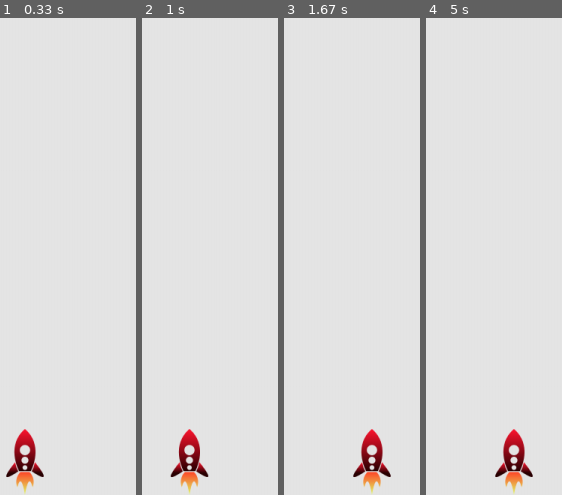
Above: before the commit, frames 1-4 (left to right).
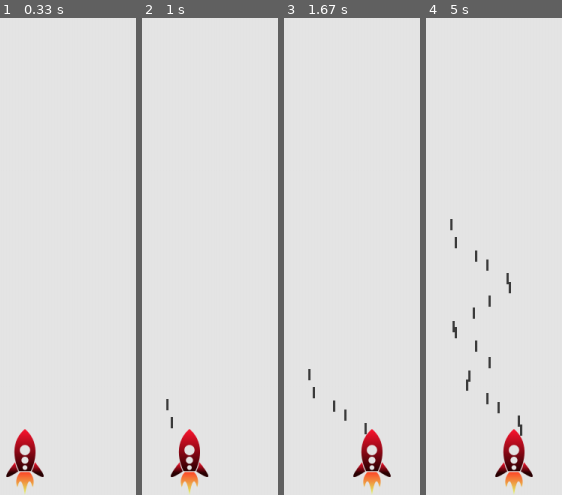
Above: after the commit, the same moments.

Repository: jeffyuri7/alien_pygame
Game: pygame game, started from alien_invasion.py
The game is run twice, just before and just after one commit, with the same random seed, the same clock (stepped at 60 frames per second) and the same inputs.
Inputs:
- Up to frame 1 (0.33 s): no input
- Up to frame 2 (1 s): tap Space at 0.33, 0.73 s; hold Right from 0.67 s (still down)
- Up to frame 3 (1.67 s): tap Space at 1.03, 1.23, 1.53 s; release Right at 1.13 s; hold Right 1.17-1.63 s
- Up to frame 4 (5 s): hold Left 1.67-2.2 s; tap Space at 1.73, 2.03, 2.3, 2.6, 2.73, 3.03, 3.4, 3.7, 3.9, 4.2, 4.4, 4.7, 4.9 s; hold Left 2.23-2.63 s; hold Right 2.67-3.3 s; hold Left 3.33-3.8 s; hold Right 3.83-4.3 s; hold Right 4.33-4.8 s; hold Left from 4.83 s (still down)

Frame 1 is identical in both runs. In frame 2, 0.1% of the frame differs, in the area x 17-23%, y 79-87%; in frame 3, 0.3%; in frame 4, 1.0%, in the area x 17-72%, y 42-88%.

Commit message:
Bullets já são desenhados na tela e se movimentam até o final da tela

Diff:
--- a/alien_invasion.py
+++ b/alien_invasion.py
@@ -1,4 +1,5 @@
 import pygame
+from pygame.sprite import Group
 from settings import Settings
 from ship import Ship
 import game_functions as gf
@@ -10,12 +11,17 @@
     screen = pygame.display.set_mode((ai_settings.screen_width,
                                       ai_settings.screen_height))
     pygame.display.set_caption("Invasão Alienígina")
+    # Cria uma espaçonave
     ship = Ship(ai_settings, screen)
+    # Cria um grupo no qual serão armazenados os projéteis
+    bullets = Group()
 
+    # Inicia o laço principal do jogo
     while True:
-        gf.check_events(ship)
+        gf.check_events(ai_settings, screen, ship, bullets)
         ship.update()
-        gf.update_screen(ai_settings, screen, ship)
+        bullets.update()
+        gf.update_screen(ai_settings, screen, ship, bullets)
 
 
 run_game()
--- a/bullet.py
+++ b/bullet.py
@@ -11,7 +11,7 @@
 
         # Cria um retângulo para o projétil em (0, 0) e, em seguida, define a
         # posição correta
-        self.rect = pygame.Rect(0, 0, ai_settings.bullet_witdh,
+        self.rect = pygame.Rect(0, 0, ai_settings.bullet_width,
                                 ai_settings.bullet_height)
         self.rect.centerx = ship.rect.centerx
         self.rect.top = ship.rect.top
@@ -21,3 +21,14 @@
 
         self.color = ai_settings.bullet_color
         self.speed_factor = ai_settings.bullet_speed_factor
+
+    def update(self):
+        """Move o projétil para cima na tela."""
+        # Atualiza a posição decimal do projétil
+        self.y -= self.speed_factor
+        # Atualia a posição de rect
+        self.rect.y = self.y
+
+    def draw_bullet(self):
+        """Desenha o projétil na tela"""
+        pygame.draw.rect(self.screen, self.color, self.rect)
--- a/game_functions.py
+++ b/game_functions.py
@@ -1,15 +1,19 @@
 import sys
 import pygame
+from bullet import Bullet
 
 
-def check_keydown_events(event, ship):
+def check_keydown_events(event, ai_settings, screen, ship, bullets):
     """Responde a eventos de pressionamento de teclas e de mouse"""
     if event .key == pygame.K_RIGHT:
         #Move a espaçonave para a direita
         ship.moving_right = True
     elif event.key == pygame.K_LEFT:
         ship.moving_left = True
-
+    elif event.key == pygame.K_SPACE:
+        # Cria um novo projétil e o adiciona ao grupo de projéteis
+        new_bullet = Bullet(ai_settings, screen, ship)
+        bullets.add(new_bullet)
 
 def check_keyup_events(event, ship):
     """Responde a eventos de pressionamento de teclas e de mouse"""
@@ -19,23 +23,24 @@
         ship.moving_left = False
 
 
-def check_events(ship):
+def check_events(ai_settings, screen, ship, bullets):
     """Responde a eventos de pressionamento de teclas e de mouse"""
     for event in pygame.event.get():
         if event.type == pygame.QUIT:
             sys.exit()
         elif event.type == pygame.KEYDOWN:
-            check_keydown_events(event, ship)
+            check_keydown_events(event, ai_settings, screen, ship, bullets)
         elif event.type == pygame.KEYUP:
             check_keyup_events(event, ship)
 
 
-def update_screen(ai_settings, screen, ship):
+def update_screen(ai_settings, screen, ship, bullets):
     """Atualiza as imagens da tela e alterna para a nova tela.
-Redesenha a tela a cada passagem pelo laço
-
-    """
+    Redesenha a tela a cada passagem pelo laço"""
     screen.fill(ai_settings.bg_color)
+    # Redesenha todos os projéteis atrás da espaçonave e dos alinígenas
+    for bullet in bullets.sprites():
+        bullet.draw_bullet()
     ship.blitme()
     # Deixa a tela mais recente visível
     pygame.display.flip()
--- a/settings.py
+++ b/settings.py
@@ -4,3 +4,8 @@
         self.screen_height = 720
         self.bg_color = (230, 230, 230)
         self.ship_speed_factor = 1.5
+        # Configurações dos projéteis
+        self.bullet_speed_factor = 1
+        self.bullet_width = 3
+        self.bullet_height = 15
+        self.bullet_color = 60, 60, 60
Not shown, removed: .#bullet.py
Not shown, removed: .#settings.py
